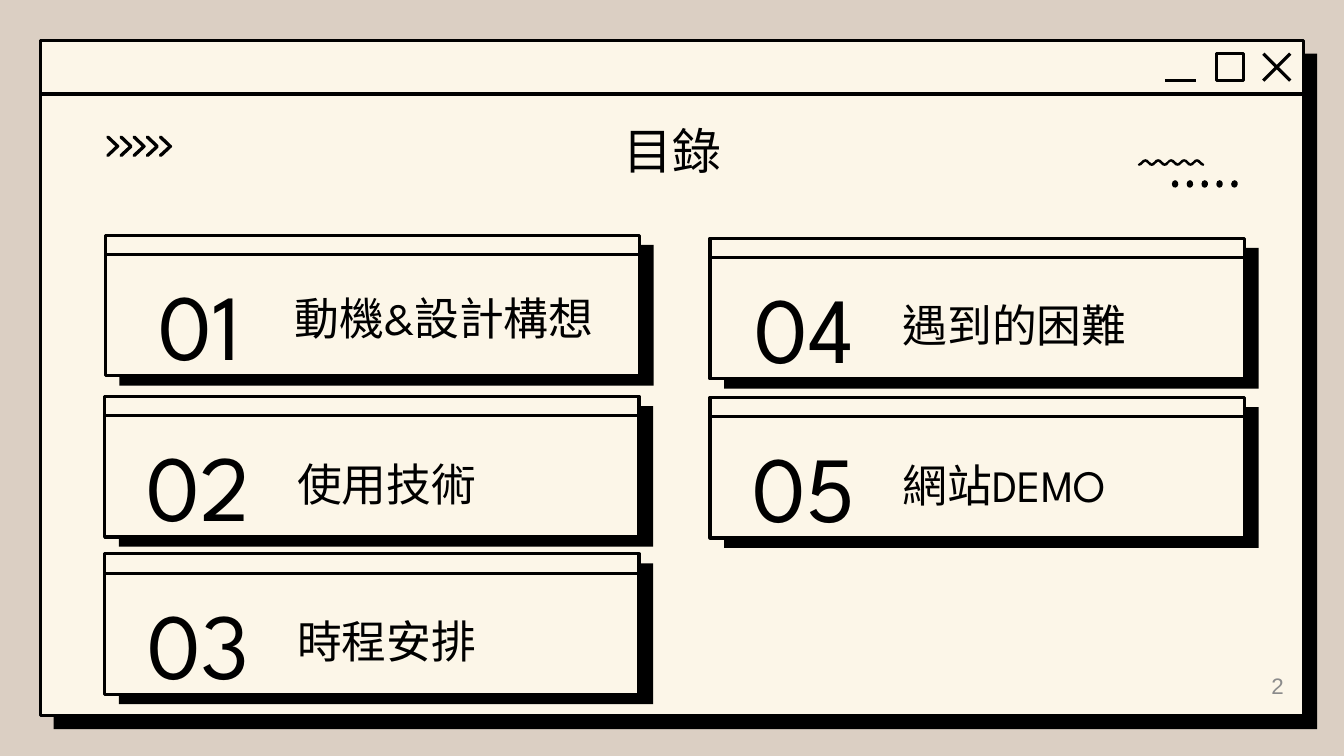
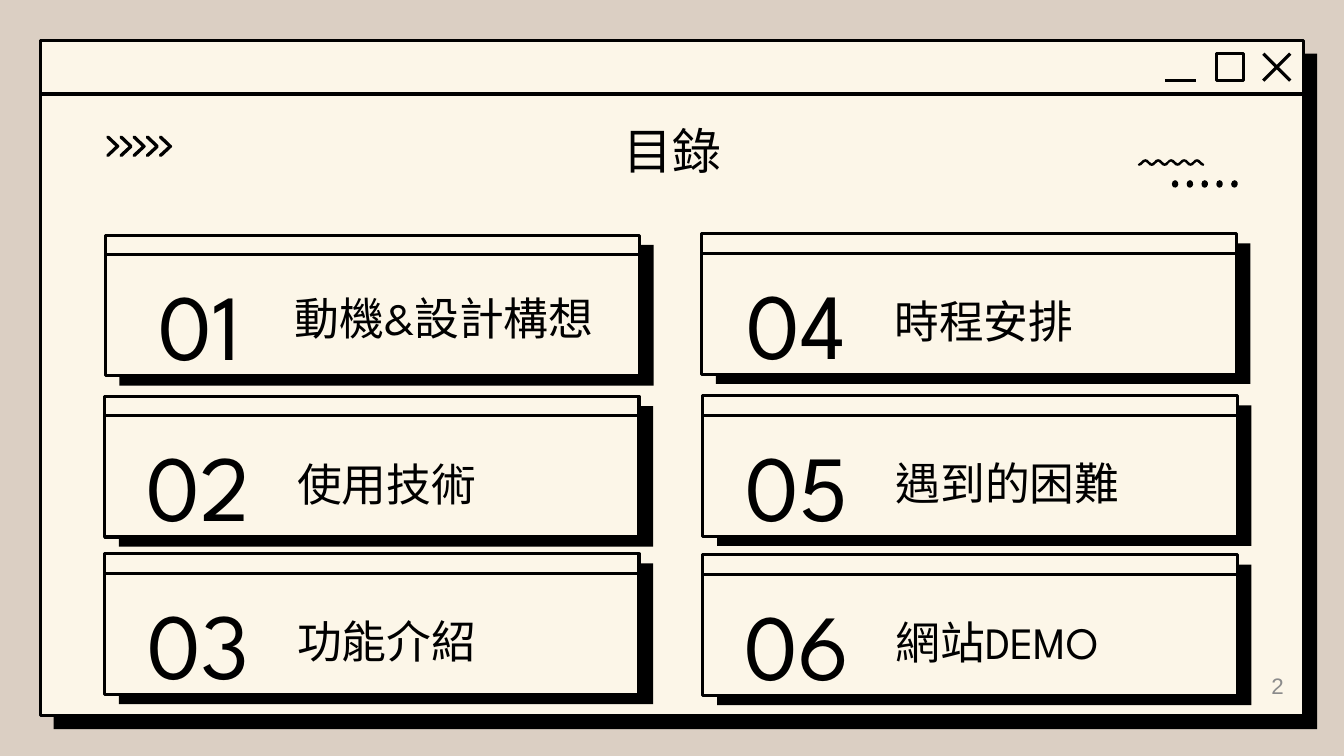
Before and after one commit to tim93009/iSpan_Midterm-Project, a slide deck: slide 2 of 簡報檔/midterm project_chang.pptx. Drawn at 1344x756 pixels with LibreOffice and Linux fonts; fonts in the diff are those of the drawing; background and template pictures are left out. Boxes give left, top, right and bottom in pixels: in the first picture for what was removed or moved away, otherwise in the second. Text is boxed around its words. In the diff, an @@ line names an element or a change of style, - is before the commit and + after.

```diff
--- a/簡報檔/midterm project_chang.pptx
+++ b/簡報檔/midterm project_chang.pptx
@@ rounded rectangle added at (x1=702, y1=234, x2=1236, y2=375), fill #FCF6E8, outline #000000 2.25 pt @@
@@ line added from (702, 253) to (1236, 253), #000000 2.25 pt @@
@@ text "04" moved from (x1=755, y1=300, x2=855, y2=389) to (x1=746, y1=296, x2=846, y2=384) @@
@@ rounded rectangle added at (x1=716, y1=243, x2=1250, y2=384), fill #000000 @@
@@ text added at (x1=894, y1=300, x2=1073, y2=342), 32 pt, text #000000 @@
+時程安排
@@ rounded rectangle moved from (x1=710, y1=238, x2=1244, y2=379) to (x1=703, y1=395, x2=1237, y2=536) @@
@@ line moved from (710, 258) - (1245, 258) to (703, 415) - (1238, 415) @@
@@ rounded rectangle moved from (x1=725, y1=248, x2=1259, y2=389) to (x1=717, y1=405, x2=1251, y2=546) @@
@@ text "05" moved from (x1=753, y1=459, x2=856, y2=548) to (x1=746, y1=458, x2=849, y2=546) @@
@@ rounded rectangle moved from (x1=725, y1=407, x2=1259, y2=548) to (x1=717, y1=565, x2=1251, y2=706) @@
@@ 2 texts, 1 rounded rectangle, 1 line moved together from (x1=710, y1=304, x2=1245, y2=538) to (x1=703, y1=462, x2=1238, y2=696) @@
@@ text at (x1=297, y1=620, x2=476, y2=662): text changed @@
-時程安排
+功能介紹
@@ text added at (x1=745, y1=617, x2=850, y2=705), 66.7 pt, text #000000 @@
+06
```
Also in this commit, not shown: 3 other slides changed, 3 slides added.
